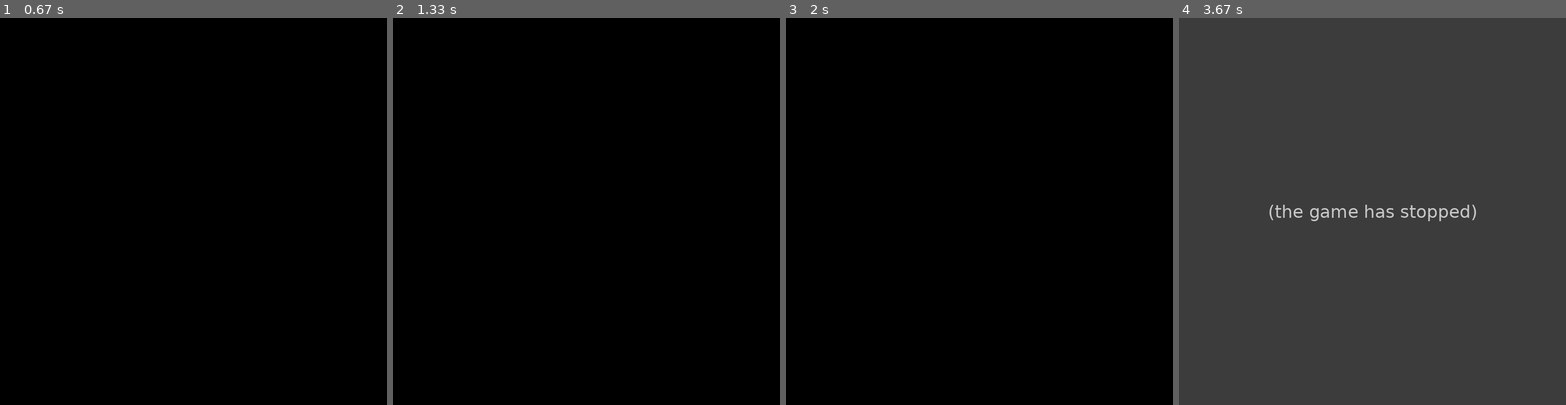
Above: before the commit, frames 1-4 (left to right).
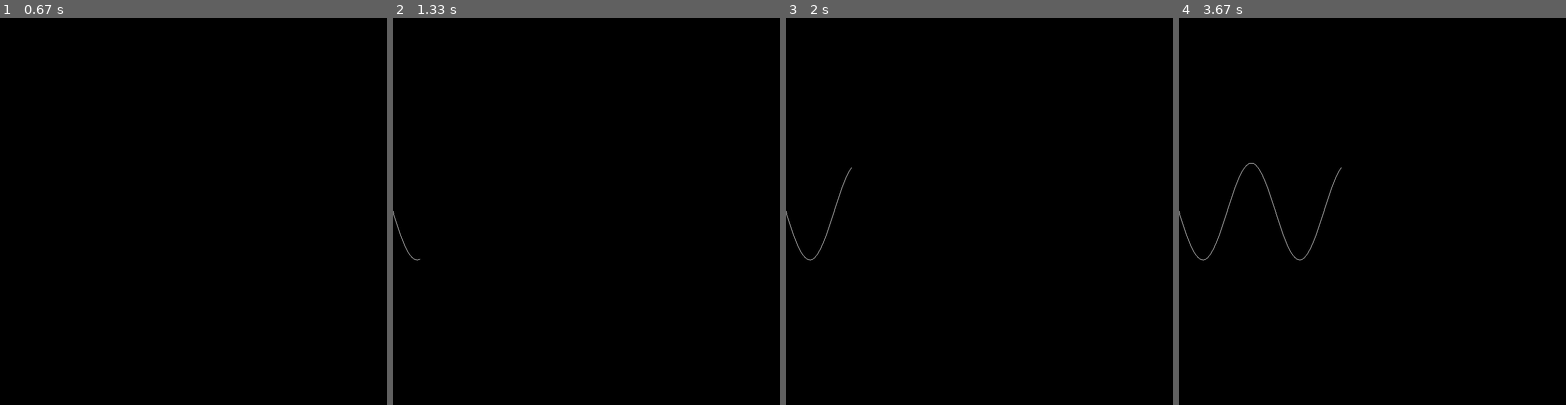
Above: after the commit, the same moments.

Repository: water0103/x-x
Game: pygame game, started from trying_3d.py
Same seed, same stepped clock (60 frames per second), same inputs: the game is played once before the commit and once after it.
Inputs:
- Up to frame 1 (0.67 s): no input
- Up to frame 2 (1.33 s): no input
- Up to frame 3 (2 s): no input
- Up to frame 4 (3.67 s): no input

Frame 1 is identical in both runs. In frame 2, less than 0.1% of the frame differs, in the area x 0-7%, y 49-63%; in frame 3, less than 0.1%; in frame 4, 100%, in the area x 0-100%, y 0-100%.
Before the commit the program exited at 3.35 s; later frames show no game.

Commit message:
trying to solve it but it is out of my perspective

Diff:
--- a/matrix_definition_and_design.py
+++ b/matrix_definition_and_design.py
@@ -4,6 +4,6 @@
       [1 , 1 , 1],
       [1 , 1 , 1]])
 projection_matrix = np.matrix([[1, 0, 0],
-                               [0, 1, 0]])
+                               [0, 1, 0]] )
 x = np.dot(projection_matrix , k)
 print(x)
--- a/trying_3d.py
+++ b/trying_3d.py
@@ -5,6 +5,9 @@
 windowsize = 800
 window = pygame.display.set_mode((windowsize , windowsize))
 time = pygame.time.Clock()
+
+#color
+white = (255 , 255 , 255)
 
 def function(x , k):
     real = math.cos((2 * k + 1) * math.pi * x)
@@ -16,7 +19,8 @@
 l = []
 running = True
 projection_matrix = np.matrix([[1,0,0],
-                               [0,1,0],])
+                               [0,1,0],
+                               [0,0,0]])
 
 while(running):
     three_d_points = [[0],[0],[0]]
@@ -28,15 +32,18 @@
     real_x = real_x * 100 + windowsize / 2
     x_y = x_y * 100 + windowsize / 2
     imagine_z = imagine_z * 100 + windowsize / 2
-    three_d_points[0][0] = real_x
-    three_d_points[1][0] = x_y
-    three_d_points[2][0] = imagine_z
+    three_d_points[0][0] = x_y
+    three_d_points[1][0] = imagine_z
+    three_d_points[2][0] = real_x
     points = np.dot(projection_matrix , three_d_points)
     x = points[0][0]
     y = points[1][0]
     l.append((x , y))
 
-    number_of_x += 0.05
+    for i in range(1 , len(l)):
+        pygame.draw.line(window , white , (int(l[i-1][0]) , int(l[i-1][1])) , (int(l[i][0]) , int(l[i][1])) , 1)
+
+    number_of_x += 0.02
     if number_of_x > 5:
         running = False
 
